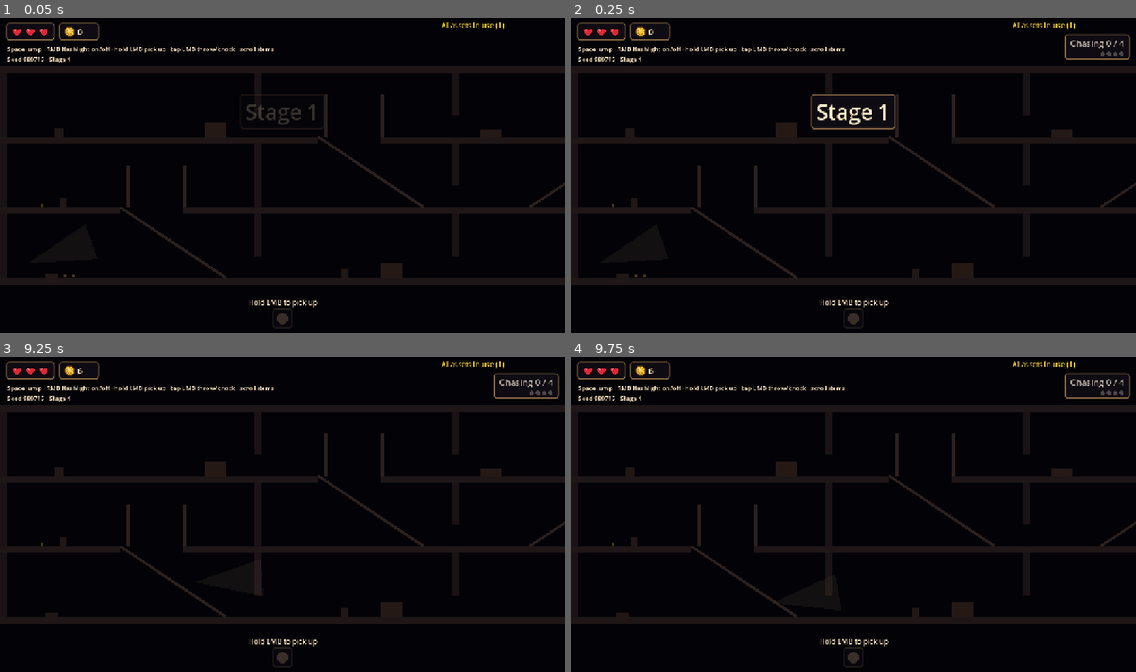
Above: before the commit, frames 1-4 (two rows, left to right).
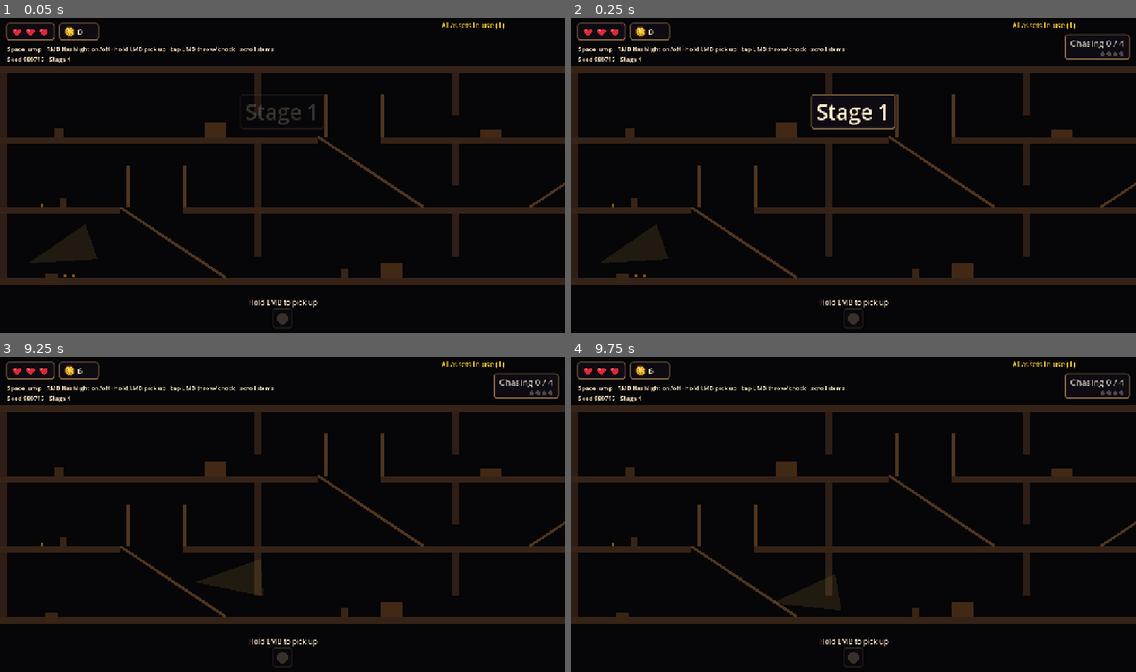
Above: after the commit, the same moments.

Repository: rgavinc/quiet-mansion
Game: Godot game, scene res://scenes/main.tscn
Two runs of this game, one before a commit and one after it. Both use one fixed random seed, a clock stepped at 60 frames per second and the inputs below.
Inputs (mouse positions are in pixels of both pictures, inside the frame that each line leads up to):
- Up to frame 1 (0.05 s): no input
- Up to frame 2 (0.25 s): no input
- Up to frame 3 (9.25 s): tap Enter at 0.5 s; move the mouse to (406, 498) at 0.52 s; hold Space (jump) 0.53-1.28 s; hold D (move_right) 0.53-2.03 s; click (406, 498) at 0.67 s; move the mouse to (169, 530) at 1.27 s; right-click (169, 530) at 1.35 s; tap Space (jump) at 1.52, 1.55, 1.82, 2.3, 3.02, 3.05, 3.32, 3.77, 3.8, 4.07, 4.52, 4.55, 4.82, 6.02, 6.05, 6.32, 7.52, 7.55, 7.82, 9.02, 9.05 s; move the mouse to (339, 445) at 2.02 s; press the mouse at (339, 445) at 2.03 s; hold A (move_left) 2.03-2.78 s; move the mouse to (254, 577) at 2.77 s; release the mouse at (254, 577) at 2.78 s; hold D (move_right) 2.78-4.28 s; tap Mouse wheel down (inv_next) at 2.85 s; click (254, 577) at 2.92 s; move the mouse to (452, 561) at 3.52 s; hold Mouse wheel up (inv_prev) 3.53-4.28 s; move the mouse to (113, 467) at 4.27 s; hold A (move_left) 4.28-5.03 s; tap H at 4.35 s; move the mouse to (310, 514) at 5.02 s; hold D (move_right) 5.03-5.78 s; hold Space (jump) 5.03-5.78 s; tap J at 5.1 s; click (310, 514) at 5.17 s; move the mouse to (197, 435) at 5.77 s; hold A (move_left) 5.78-7.28 s; tap G at 5.85 s; move the mouse to (406, 498) at 6.52 s; hold Space (jump) 6.53-7.28 s; tap K at 6.6 s; move the mouse to (169, 530) at 7.27 s; hold D (move_right) from 7.28 s (still down); tap E at 7.35 s; click (169, 530) at 7.42 s; move the mouse to (339, 445) at 8.02 s; hold Space (jump) 8.03-8.78 s; tap C at 8.1 s; move the mouse to (254, 577) at 8.77 s; tap R at 8.85 s
- Up to frame 4 (9.75 s): tap Space (jump) at 9.32 s; move the mouse to (1023, 561) at 9.52 s; release D (move_right) at 9.53 s; hold A (move_left) from 9.53 s (still down); hold Space (jump) from 9.53 s (still down); click (1023, 561) at 9.67 s

The runs differ from the first frame. In frame 1, 1.4% of the frame differs, in the area x 7-100%, y 24-85%; in frame 2, 1.4%; in frame 3, 1.6%; in frame 4, 1.5%.

Commit message:
Furniture sprites by height class (separate RNG stream, rect fallback) + per-stage look table (ambient, tint, flashlight boost)

Diff:
--- a/scripts/core/anim_library.gd
+++ b/scripts/core/anim_library.gd
@@ -84,6 +84,17 @@
 	return out
 
 
+## Sorted slot names starting with `prefix` (data-driven lookups, e.g. furniture_h2_*).
+static func slots_with_prefix(prefix: String) -> Array:
+	if not _loaded: reload()
+	var out: Array = []
+	for k in _entries:
+		if str(k).begins_with(prefix):
+			out.append(str(k))
+	out.sort()
+	return out
+
+
 static func has_slot(slot: String) -> bool:
 	if not _loaded: reload()
 	return _entries.has(slot)
--- /dev/null
+++ b/scripts/levelgen/furniture_skin.gd
@@ -0,0 +1,100 @@
+class_name FurnitureSkin
+extends RefCounted
+## Furniture art for LevelGenerator.build: one sprite per furniture piece, picked by height class
+## (1-4 tiles) from the manifest slots `furniture_h{h}_{a,b,...}` (bottom-centre pivot, top edge at
+## the collision height; prefers the width matching the piece). Data-driven: any new slot with that name is used.
+## The pick comes from its own RNG stream (seeded from the layout's build_seed), so layouts,
+## collision and validator hashes never change. A piece with no usable slot keeps the flat
+## placeholder ColorRect. Collision is untouched. Lead owns.
+
+const ROOT := "FurnitureSprites"
+const PREFIX := "furniture_h"
+const TILE := 16
+
+## Tests only: {height -> [slot names]} replaces the manifest lookup (empty dict = no slots).
+static var slots_override: Variant = null
+
+
+static func slots_for_height(h: int) -> Array:
+	var names: Array
+	if slots_override is Dictionary:
+		names = (slots_override as Dictionary).get(h, [])
+	else:
+		names = AnimLibrary.slots_with_prefix("%s%d_" % [PREFIX, h])
+	var out: Array = []
+	for s in names:
+		if UiArt.texture(str(s)) != null:
+			out.append(str(s))
+	return out
+
+
+## Slots to pick from for a piece h tiles tall and `w_tiles` wide: those whose width is exactly
+## the piece's (the art is drawn to the collision box); with none, every slot of the height class
+## (a mismatched width is still fine, centred on the box).
+static func candidates(h: int, w_tiles: int) -> Array:
+	var all := slots_for_height(h)
+	var exact := all.filter(func(s): return int(frame_size(s).x) == w_tiles * TILE)
+	return exact if not exact.is_empty() else all
+
+
+static func frame_size(slot: String) -> Vector2:
+	var fs: Array = AnimLibrary.meta(slot).get("frame_size", [])
+	if fs.size() == 2:
+		return Vector2(int(fs[0]), int(fs[1]))
+	var tex := UiArt.texture(slot)
+	return tex.get_size() if tex else Vector2.ZERO
+
+
+static func rng_for(L: Dictionary) -> RandomNumberGenerator:
+	var rng := RandomNumberGenerator.new()
+	rng.seed = ("qm:furniture:%d:%d" % [int(L.get("build_seed", 0)), int(L.get("stage", 1))]).hash()
+	return rng
+
+
+## Per furniture piece (layout order): the chosen slot and flip, or "" for the placeholder.
+static func choose(L: Dictionary) -> Array:
+	var rng := rng_for(L)
+	var out: Array = []
+	for fu in L.get("furniture", []):
+		var c := candidates(int(fu.h), int(fu.w))
+		var pick := rng.randi()   # always consumed: a missing slot never shifts later picks
+		var flip := rng.randf() < 0.5
+		out.append({slot = str(c[pick % c.size()]) if not c.is_empty() else "", flip = flip})
+	return out
+
+
+## Adds the sprites under `level` and returns how many pieces got one. `rects` are the
+## placeholder ColorRects in furniture order (hidden when their piece got a sprite).
+static func paint(level: Node2D, L: Dictionary, rects: Array) -> int:
+	var root := Node2D.new()
+	root.name = ROOT
+	level.add_child(root)
+	var picks := choose(L)
+	var n := 0
+	for i in picks.size():
+		var slot: String = picks[i].slot
+		if slot.is_empty():
+			continue
+		var fu: Dictionary = L.furniture[i]
+		var fs := frame_size(slot)
+		var tex := UiArt.texture(slot)
+		var at := AtlasTexture.new()
+		at.atlas = tex
+		at.region = Rect2(Vector2.ZERO, fs)
+		var sp := Sprite2D.new()
+		sp.name = "Furniture_%d" % i
+		sp.texture = at
+		sp.centered = false
+		sp.texture_filter = CanvasItem.TEXTURE_FILTER_NEAREST
+		sp.flip_h = bool(picks[i].flip)
+		# Designer's rule: the frame's bottom edge stands on the floor surface (its top row is the
+		# collision top), centred on the box. flip_h mirrors inside the same rect.
+		sp.offset = -Vector2(fs.x * 0.5, fs.y)
+		sp.position = Vector2((float(fu.x) + float(fu.w) * 0.5) * TILE, LevelValidator.surface_y(int(fu.floor)))
+		sp.z_index = -5
+		sp.set_meta(&"slot", slot)
+		root.add_child(sp)
+		if i < rects.size() and rects[i] != null:
+			(rects[i] as CanvasItem).visible = false
+		n += 1
+	return n
--- a/scripts/levelgen/level_generator.gd
+++ b/scripts/levelgen/level_generator.gd
@@ -676,10 +676,11 @@
 	low_furn.collision_layer = PlayerStats.LAYER_WORLD
 	low_furn.collision_mask = 0
 	level.add_child(low_furn)
+	var furn_rects: Array = []
 	for fu in L.furniture:
 		var surf := float(LevelValidator.surface_y(fu.floor))
 		var low := int(fu.h) <= LevelValidator.MAX_JUMP_TILES
-		_box(low_furn if low else geo, Rect2(fu.x * TILE, surf - fu.h * TILE, fu.w * TILE, fu.h * TILE), C_FURN)
+		furn_rects.append(_box(low_furn if low else geo, Rect2(fu.x * TILE, surf - fu.h * TILE, fu.w * TILE, fu.h * TILE), C_FURN))
 
 	var stairs := []
 	var lines: Array = []
@@ -713,6 +714,8 @@
 			r.visible = false
 		for ln in lines:
 			ln.visible = false
+
+	FurnitureSkin.paint(level, L, furn_rects)   # sprite per piece from the manifest; flat rect if no slot
 
 	var props_root := _child(world, "Obstacles", level)
 	for p in L.props:
@@ -769,6 +772,8 @@
 	if fl:
 		fl.position = Vector2(0, -30)
 
+	StageLook.apply(level, int(L.get("stage", 1)), player)   # per-stage ambient, tint, flashlight boost
+
 	var ex := Area2D.new()
 	ex.set_script(load("res://scripts/world/exit_zone.gd"))
 	ex.position = L.exit + Vector2(0, -32)
--- /dev/null
+++ b/scripts/levelgen/stage_look.gd
@@ -0,0 +1,33 @@
+class_name StageLook
+extends RefCounted
+## Applies StageTable.look(stage) to a built level: a CanvasModulate for the ambient light, a
+## warm/cold tint on the painted tiles and furniture sprites, and a flashlight Beam boost so the
+## flashlight stays the main light on the dark stages. Purely visual. Lead owns.
+
+const AMBIENT_NODE := "StageAmbient"
+const TILE_LAYERS := ["TilesBack", "TilesStairs", "TilesFront"]
+
+
+static func apply(level: Node2D, stage: int, player: Node = null) -> Dictionary:
+	var look := StageTable.look(stage)
+	var amb := level.get_node_or_null(AMBIENT_NODE) as CanvasModulate
+	if amb == null:
+		amb = CanvasModulate.new()
+		amb.name = AMBIENT_NODE
+		level.add_child(amb)
+	amb.color = look.ambient
+	for n in TILE_LAYERS:
+		var l := level.get_node_or_null(n) as CanvasItem
+		if l:
+			l.modulate = look.tint
+	var furn := level.get_node_or_null(FurnitureSkin.ROOT) as CanvasItem
+	if furn:
+		furn.modulate = look.tint
+	if player:
+		var beam := player.get_node_or_null("Flashlight/Beam") as PointLight2D
+		if beam:
+			if not beam.has_meta(&"base_energy"):
+				beam.set_meta(&"base_energy", beam.energy)
+			beam.energy = float(beam.get_meta(&"base_energy")) * float(look.flashlight_energy)
+	level.set_meta("stage_look", look)
+	return look
--- a/scripts/levelgen/stage_table.gd
+++ b/scripts/levelgen/stage_table.gd
@@ -84,6 +84,26 @@
 }
 
 
+## Per-stage look (PRODUCT.md "Stage mood"): one table, applied by StageLook on build.
+##   ambient            CanvasModulate colour: the light every canvas item gets without the flashlight
+##   tint               modulate on the painted tiles and furniture sprites (warm -> cold)
+##   flashlight_energy  multiplier on the flashlight Beam energy (lighter ambient -> 1.0)
+## Stage 1 warm; every later stage darker (lower ambient luminance) and colder (blue share rises);
+## stage 5 is nearly black, so the flashlight is the main light.
+const LOOKS := {
+	1: {ambient = Color(0.50, 0.42, 0.34), tint = Color(1.00, 0.93, 0.80), flashlight_energy = 1.0},
+	2: {ambient = Color(0.38, 0.33, 0.31), tint = Color(1.00, 0.96, 0.90), flashlight_energy = 1.0},
+	3: {ambient = Color(0.27, 0.26, 0.30), tint = Color(0.95, 0.97, 1.00), flashlight_energy = 1.1},
+	4: {ambient = Color(0.15, 0.17, 0.24), tint = Color(0.85, 0.93, 1.00), flashlight_energy = 1.3},
+	5: {ambient = Color(0.06, 0.07, 0.12), tint = Color(0.80, 0.90, 1.00), flashlight_energy = 1.6},
+}
+
+
+## Look for `stage`, clamped to 1..5 (a copy).
+static func look(stage: int) -> Dictionary:
+	return (LOOKS[clampi(stage, 1, LOOKS.size())] as Dictionary).duplicate(true)
+
+
 ## Content budget for a stage: {enemies, props, gold, chests}.
 static func budget(stage: int) -> Dictionary:
 	return budget_of(params(stage))
--- a/scripts/map/main.gd
+++ b/scripts/map/main.gd
@@ -104,9 +104,10 @@
 		bg.z_index = -20
 		$World.add_child(bg)
 		$World.move_child(bg, 0)
-	var dark := CanvasModulate.new()
-	dark.color = Color(0.28, 0.26, 0.34, 1)
-	$World.add_child(dark)
+	if built.is_empty():   # a built level carries its own per-stage ambient (StageLook)
+		var dark := CanvasModulate.new()
+		dark.color = Color(0.28, 0.26, 0.34, 1)
+		$World.add_child(dark)
 
 
 ## Follows the boy at zoom 1 (NoiseBus radii assume it), clamped to the level; a level
--- /dev/null
+++ b/tests/look_hash.gd
@@ -0,0 +1,29 @@
+class_name LookHash
+extends RefCounted
+## Compares generated layouts with tests/fixtures/layout_hashes_pr13.txt ("stage seed md5" lines).
+
+const FIXTURE := "res://tests/fixtures/layout_hashes_pr13.txt"
+
+
+static func hash_of(seed_value: int, stage: int) -> String:
+	var L := LevelGenerator.generate(seed_value, stage)
+	L.erase("reject_reasons")
+	return var_to_str(L).md5_text()
+
+
+## Mismatch descriptions for seeds 0..seeds_per_stage-1 of every stage (empty = identical).
+static func check(seeds_per_stage: int) -> PackedStringArray:
+	var bad := PackedStringArray()
+	var seen := 0
+	for line in FileAccess.get_file_as_string(FIXTURE).split("\n", false):
+		if line.begins_with("#"):
+			continue
+		var p := line.split(" ")
+		if p.size() != 3 or int(p[1]) >= seeds_per_stage:
+			continue
+		seen += 1
+		if hash_of(int(p[1]), int(p[0])) != p[2]:
+			bad.append("stage %s seed %s" % [p[0], p[1]])
+	if seen != seeds_per_stage * 5:
+		bad.append("fixture has %d of %d expected lines" % [seen, seeds_per_stage * 5])
+	return bad
--- /dev/null
+++ b/tests/look_hash_sweep.gd
@@ -0,0 +1,15 @@
+extends SceneTree
+## Full layout-hash sweep: 200 seeds x 5 stages must match the PR #13 (f9b44d7) fixture exactly
+## (the furniture / stage look work must never touch layouts, collision or validator hashes).
+##   timeout 600 godot --headless -s res://tests/look_hash_sweep.gd
+
+func _init() -> void:
+	call_deferred("_run")
+
+
+func _run() -> void:
+	var bad := LookHash.check(200)
+	print("LOOK HASH SWEEP: %d mismatches over 200 seeds x 5 stages" % bad.size())
+	for b in bad.slice(0, 10):
+		printerr("MISMATCH ", b)
+	quit(1 if not bad.is_empty() else 0)
--- a/tests/test_levelgen.gd
+++ b/tests/test_levelgen.gd
@@ -61,6 +61,11 @@
 		["rails_cannot_be_cleared_by_capped_running_jumps", test_rail_jump_rule],
 		["rejects_furniture_a_capped_jump_clears_a_rail_from", test_reject_furniture_rail],
 		["gold_floor_and_worst_roll_vs_cheapest_shop_item", test_gold_floor],
+		["layouts_match_pr13_hashes", test_layout_hashes],
+		["furniture_falls_back_to_rects_without_slots", test_furniture_fallback],
+		["furniture_sprites_by_height_class_separate_stream", test_furniture_sprites],
+		["furniture_slot_art_matches_collision_height", test_furniture_art_contract],
+		["stage_look_table_applied_darker_and_colder", test_stage_look],
 		["build_survives_bad_input", test_build_bad_input],
 		["build_creates_level_nodes", test_build_nodes],
 	]
@@ -954,3 +959,192 @@
 	L.gold[0].amount = 0
 	L.gold[1].amount = 0
 	return "" if _has(LevelValidator.validate(L), "gold floor") else "a layout under the gold floor passed"
+
+
+# --- furniture sprites + per-stage look (lead/furniture-stage-look) ---
+
+func test_layout_hashes() -> String:
+	var bad := LookHash.check(20)   # tests/look_hash_sweep.gd runs all 200 seeds x 5 stages
+	return "" if bad.is_empty() else "layout differs from PR #13: %s" % ", ".join(bad.slice(0, 5))
+
+
+func _build_at(seed_value: int, stage: int) -> Dictionary:
+	var w := Node2D.new()
+	w.set_meta(&"lg_test", true)
+	root.add_child(w)
+	var b := LevelGenerator.build(LevelGenerator.generate(seed_value, stage), w)
+	b.world = w
+	return b
+
+
+func _seed_with_furniture(stage: int) -> int:
+	for sd in 60:
+		if LevelGenerator.generate(sd, stage).furniture.size() >= 3:
+			return sd
+	return -1
+
+
+func _furn_rects(level: Node) -> Array:
+	var out: Array = []
+	for body in ["LowFurniture", "Geometry"]:
+		for c in level.get_node(body).get_children():
+			if c is ColorRect and (c as ColorRect).color == LevelGenerator.C_FURN:
+				out.append(c)
+	return out
+
+
+func _collision_sig(level: Node) -> String:
+	var out := PackedStringArray()
+	for body in ["LowFurniture", "Geometry", "Rails"]:
+		for c in level.get_node(body).get_children():
+			if c is CollisionShape2D:
+				out.append("%s|%s|%s" % [body, c.position, (c.shape as RectangleShape2D).size])
+	out.sort()
+	return "\n".join(out)
+
+
+func test_furniture_fallback() -> String:
+	var sd := _seed_with_furniture(1)
+	if sd < 0:
+		return "no stage 1 seed with furniture"
+	FurnitureSkin.slots_override = {}
+	var b := _build_at(sd, 1)
+	FurnitureSkin.slots_override = null
+	var n: int = b.layout.furniture.size()
+	var sprites: int = b.level.get_node(FurnitureSkin.ROOT).get_child_count()
+	var rects: Array = _furn_rects(b.level).filter(func(r): return r.visible)
+	b.world.free()
+	if sprites != 0:
+		return "%d sprites with no slots" % sprites
+	if rects.size() != n:
+		return "%d visible placeholder rects for %d pieces" % [rects.size(), n]
+	# the real manifest has no furniture_h* slots yet (or, once Designer lands them, builds fine)
+	var b2 := _build_at(sd, 1)
+	var ok: bool = b2.level.get_node(FurnitureSkin.ROOT).get_child_count() + _furn_rects(b2.level).filter(func(r): return r.visible).size() == n
+	b2.world.free()
+	return "" if ok else "manifest build lost a furniture piece"
+
+
+func test_furniture_sprites() -> String:
+	var sd := _seed_with_furniture(1)
+	if sd < 0:
+		return "no stage 1 seed with furniture"
+	FurnitureSkin.slots_override = {}
+	var plain := _build_at(sd, 1)
+	var plain_sig := _collision_sig(plain.level)
+	plain.world.free()
+	# vase_idle is 32x32: stands in for art that fits any piece (2-3 tiles wide)
+	FurnitureSkin.slots_override = {1: ["vase_idle"], 2: ["vase_idle", "vase_thrown"], 3: ["vase_idle"], 4: ["vase_idle", "missing_slot"]}
+	var b := _build_at(sd, 1)
+	var L: Dictionary = b.layout
+	var picks := FurnitureSkin.choose(L)
+	var picks2 := FurnitureSkin.choose(L)
+	var sig := _collision_sig(b.level)
+	var root_n: Node = b.level.get_node(FurnitureSkin.ROOT)
+	var err := ""
+	if var_to_str(picks) != var_to_str(picks2):
+		err = "picks are not deterministic"
+	elif root_n.get_child_count() != L.furniture.size():
+		err = "%d sprites for %d pieces" % [root_n.get_child_count(), L.furniture.size()]
+	elif sig != plain_sig:
+		err = "collision changed with sprites"
+	else:
+		var rects := _furn_rects(b.level)
+		for r in rects:
+			if r.visible:
+				err = "placeholder rect still visible under a sprite"
+		for i in L.furniture.size():
+			var fu: Dictionary = L.furniture[i]
+			var sp := root_n.get_node("Furniture_%d" % i) as Sprite2D
+			if not (sp.get_meta(&"slot") in FurnitureSkin.slots_for_height(int(fu.h))):
+				err = "piece %d (h%d) got slot %s" % [i, fu.h, sp.get_meta(&"slot")]
+			var want := Vector2((float(fu.x) + float(fu.w) * 0.5) * 16.0, LevelValidator.surface_y(int(fu.floor)))
+			var fs := FurnitureSkin.frame_size(str(sp.get_meta(&"slot")))
+			var tl := sp.position + sp.offset   # top-left of the drawn frame
+			if not sp.position.is_equal_approx(want) or not tl.is_equal_approx(want - Vector2(fs.x * 0.5, fs.y)):
+				err = "piece %d at %s (top-left %s), want bottom-centre %s" % [i, sp.position, tl, want]
+	b.world.free()
+	# the picks come from their own stream: layout hash identical with or without slots
+	var with_slots := LookHash.hash_of(sd, 1)
+	FurnitureSkin.slots_override = {}
+	var without := LookHash.hash_of(sd, 1)
+	FurnitureSkin.slots_override = null
+	if err.is_empty() and with_slots != without:
+		err = "layout depends on furniture slots"
+	# exact width preferred (vase_idle 32 wide, exit door 48 wide); none exact -> any of the class
+	FurnitureSkin.slots_override = {1: ["vase_idle", "exit_door_stage1"]}
+	if FurnitureSkin.candidates(1, 2) != ["vase_idle"] or FurnitureSkin.candidates(1, 3) != ["exit_door_stage1"] \
+			or FurnitureSkin.candidates(1, 5).size() != 2:
+		err = "width preference wrong"
+	FurnitureSkin.slots_override = null
+	return err
+
+
+## Contract for the REAL furniture_h* slots (vacuous until Designer's art is in the manifest):
+## 1-3 tiles wide, frame height == height class x 16 (sprite = collision box height), bottom-centre
+## pivot, top opaque row is row 0 (the walkable top = collision top).
+func test_furniture_art_contract() -> String:
+	for h in range(1, 5):
+		for slot in FurnitureSkin.slots_for_height(h):
+			var fs := FurnitureSkin.frame_size(slot)
+			if fs.x < 16 or fs.x > 48 or int(fs.x) % 16 != 0:
+				return "%s is %dpx wide (want 1-3 whole tiles)" % [slot, fs.x]
+			if int(fs.y) != h * 16:
+				return "%s is %dpx tall, collision height is %d" % [slot, fs.y, h * 16]
+			var pv := AnimLibrary.pivot(slot)
+			if absf(pv.x - fs.x * 0.5) > 1.0 or absf(pv.y - fs.y) > 1.0:
+				return "%s pivot %s is not bottom-centre of %s" % [slot, pv, fs]
+			var img := UiArt.texture(slot).get_image()
+			var top := -1
+			for y in int(fs.y):
+				for x in int(fs.x):
+					if img.get_pixel(x, y).a > 0.0:
+						top = y
+						break
+				if top >= 0:
+					break
+			if top != 0:
+				return "%s top opaque row is %d (want 0 = the collision top)" % [slot, top]
+	return ""
+
+
+func test_stage_look() -> String:
+	var prev_lum := 99.0
+	var prev_cold := -99.0
+	for st in range(1, StageTable.STAGE_COUNT + 1):
+		var look := StageTable.look(st)
+		var b := _build_at(3, st)
+		var amb := b.level.get_node_or_null(StageLook.AMBIENT_NODE) as CanvasModulate
+		var err := ""
+		if amb == null:
+			err = "stage %d has no ambient CanvasModulate" % st
+		elif not amb.color.is_equal_approx(look.ambient):
+			err = "stage %d ambient %s != table %s" % [st, amb.color, look.ambient]
+		else:
+			for n in StageLook.TILE_LAYERS:
+				var l := b.level.get_node_or_null(n) as CanvasItem
+				if l and not l.modulate.is_equal_approx(look.tint):
+					err = "stage %d %s tint %s != table %s" % [st, n, l.modulate, look.tint]
+			var beam := b.player.get_node_or_null("Flashlight/Beam") as PointLight2D
+			if beam == null:
+				err = "no flashlight beam"
+			elif not is_equal_approx(beam.energy, float(beam.get_meta(&"base_energy")) * float(look.flashlight_energy)):
+				err = "stage %d beam energy %f" % [st, beam.energy]
+		b.world.free()
+		if not err.is_empty():
+			return err
+		var a: Color = look.ambient
+		var lum := 0.299 * a.r + 0.587 * a.g + 0.114 * a.b
+		var cold := a.b / a.r   # blue share rises stage over stage
+		if lum >= prev_lum or cold <= prev_cold:
+			return "stage %d is not darker AND colder than the stage before" % st
+		prev_lum = lum
+		prev_cold = cold
+	if StageTable.look(1).ambient.r <= StageTable.look(1).ambient.b:
+		return "stage 1 ambient is not warm"
+	var l5: Color = StageTable.look(5).ambient
+	if l5.r > 0.1 or l5.g > 0.1 or l5.b > 0.15 or float(StageTable.look(5).flashlight_energy) <= 1.0:
+		return "stage 5 is not near-black with a boosted flashlight"
+	if StageTable.look(9).ambient != StageTable.look(5).ambient or StageTable.look(0).ambient != StageTable.look(1).ambient:
+		return "look() does not clamp the stage"
+	return ""
Not shown, added: scripts/levelgen/furniture_skin.gd.uid
Not shown, added: scripts/levelgen/stage_look.gd.uid
Not shown, added: tests/fixtures/layout_hashes_pr13.txt
Not shown, added: tests/look_hash.gd.uid
Not shown, added: tests/look_hash_sweep.gd.uid
